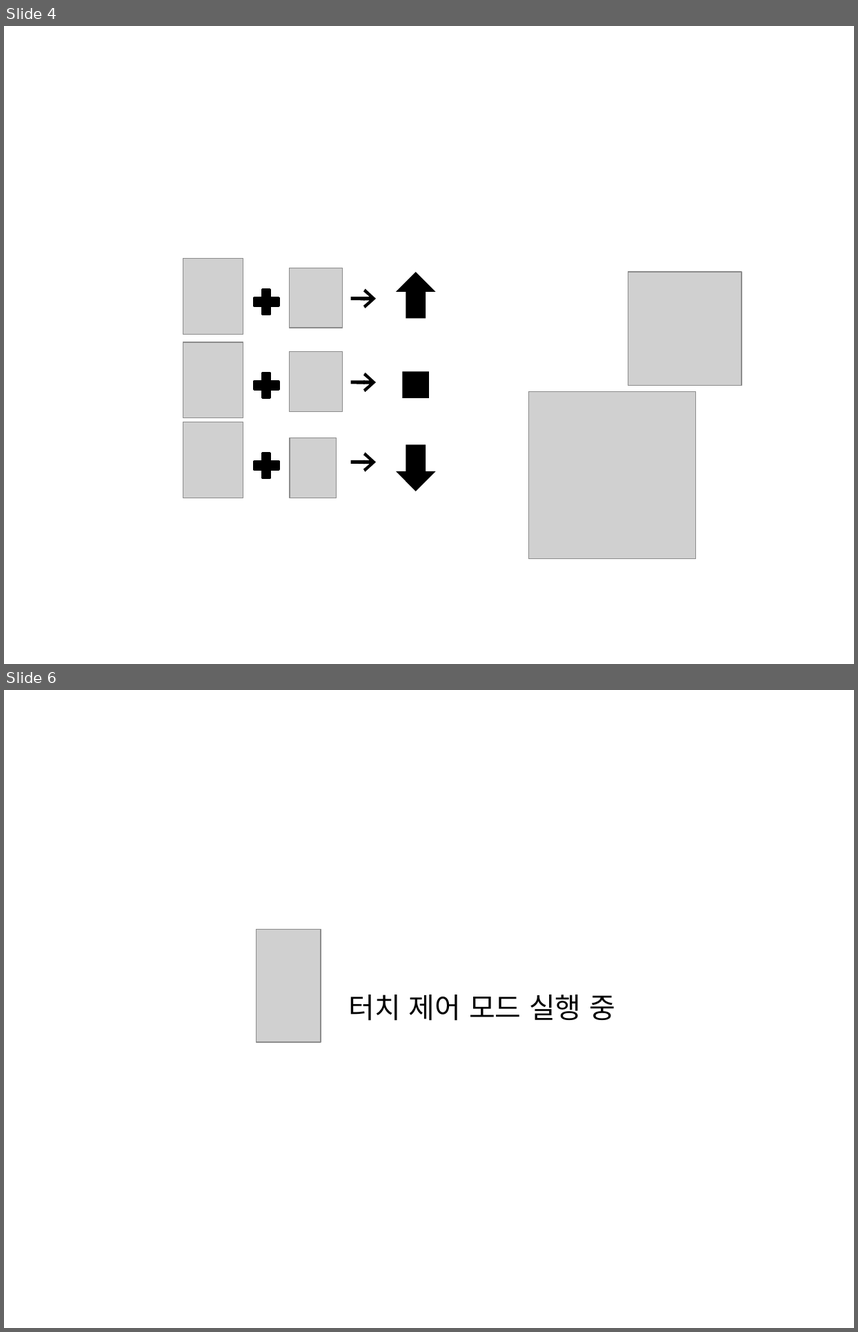
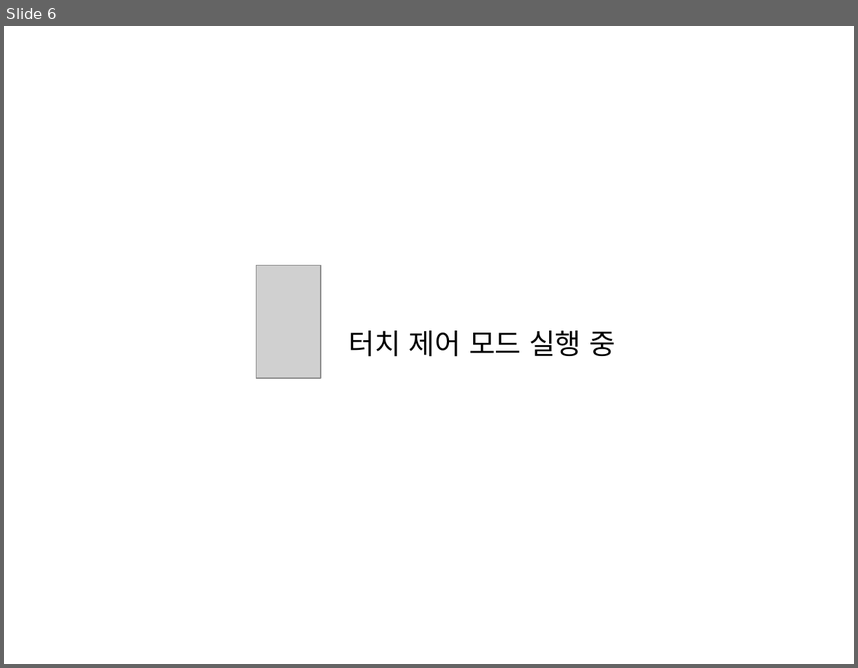
Before and after one commit to hailsong/Motion_Bed, a slide deck: GUI/Image/이미지제작용.pptx. Shown one above the other, each under a label of ours: slides 4 and 6 before the commit, slide 6 after it; the slides between them are not shown. The pictures are 858x1332 and 858x668 pixels, drawn with LibreOffice and Linux fonts; fonts in the diff are those of the drawing; grey boxes stand for pictures. Boxes give left, top, right and bottom in pixels: in the first picture for what was removed or moved away, otherwise in the second. Text is boxed around its words. In the diff, an @@ line names an element or a change of style, - is before the commit and + after.

```diff
--- a/GUI/Image/이미지제작용.pptx
+++ b/GUI/Image/이미지제작용.pptx
@@ slide 4 removed at (x1=4, y1=26, x2=854, y2=664), background #FFFFFF @@
@@ picture removed at (x1=183, y1=258, x2=243, y2=334) @@
@@ picture removed at (x1=290, y1=267, x2=343, y2=327) @@
@@ down arrow removed at (x1=396, y1=272, x2=436, y2=319) @@
@@ picture removed at (x1=628, y1=272, x2=741, y2=385) @@
@@ plus sign removed at (x1=250, y1=285, x2=283, y2=319) @@
@@ arrow removed from (351, 298) to (375, 298) @@
@@ picture removed at (x1=183, y1=342, x2=243, y2=418) @@
@@ picture removed at (x1=290, y1=352, x2=343, y2=411) @@
@@ plus sign removed at (x1=250, y1=368, x2=283, y2=402) @@
@@ rectangle removed at (x1=403, y1=371, x2=429, y2=397) @@
@@ arrow removed from (351, 382) to (375, 382) @@
@@ picture removed at (x1=528, y1=392, x2=696, y2=559) @@
@@ picture removed at (x1=183, y1=422, x2=243, y2=498) @@
@@ picture removed at (x1=290, y1=437, x2=337, y2=497) @@
@@ plus sign removed at (x1=250, y1=448, x2=283, y2=481) @@
@@ down arrow removed at (x1=396, y1=444, x2=436, y2=491) @@
@@ arrow removed from (351, 462) to (375, 462) @@
```
Also in this commit, not shown: 1 slide changed, 3 slides added, 2 other slides removed, 17 other files.
